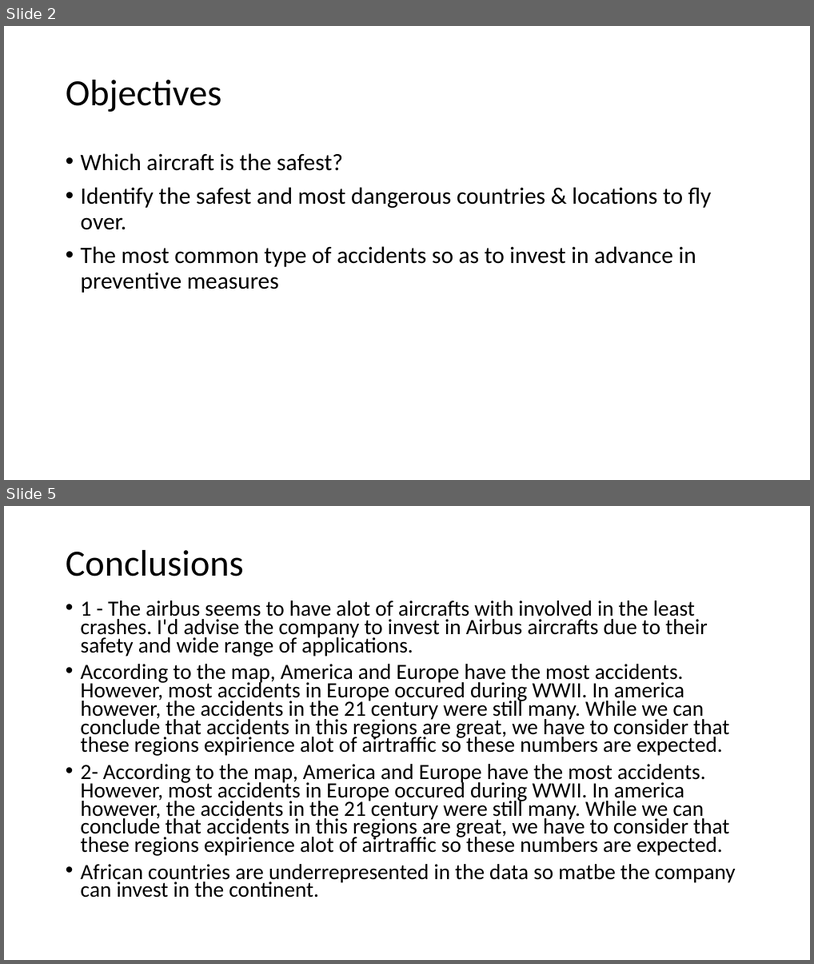
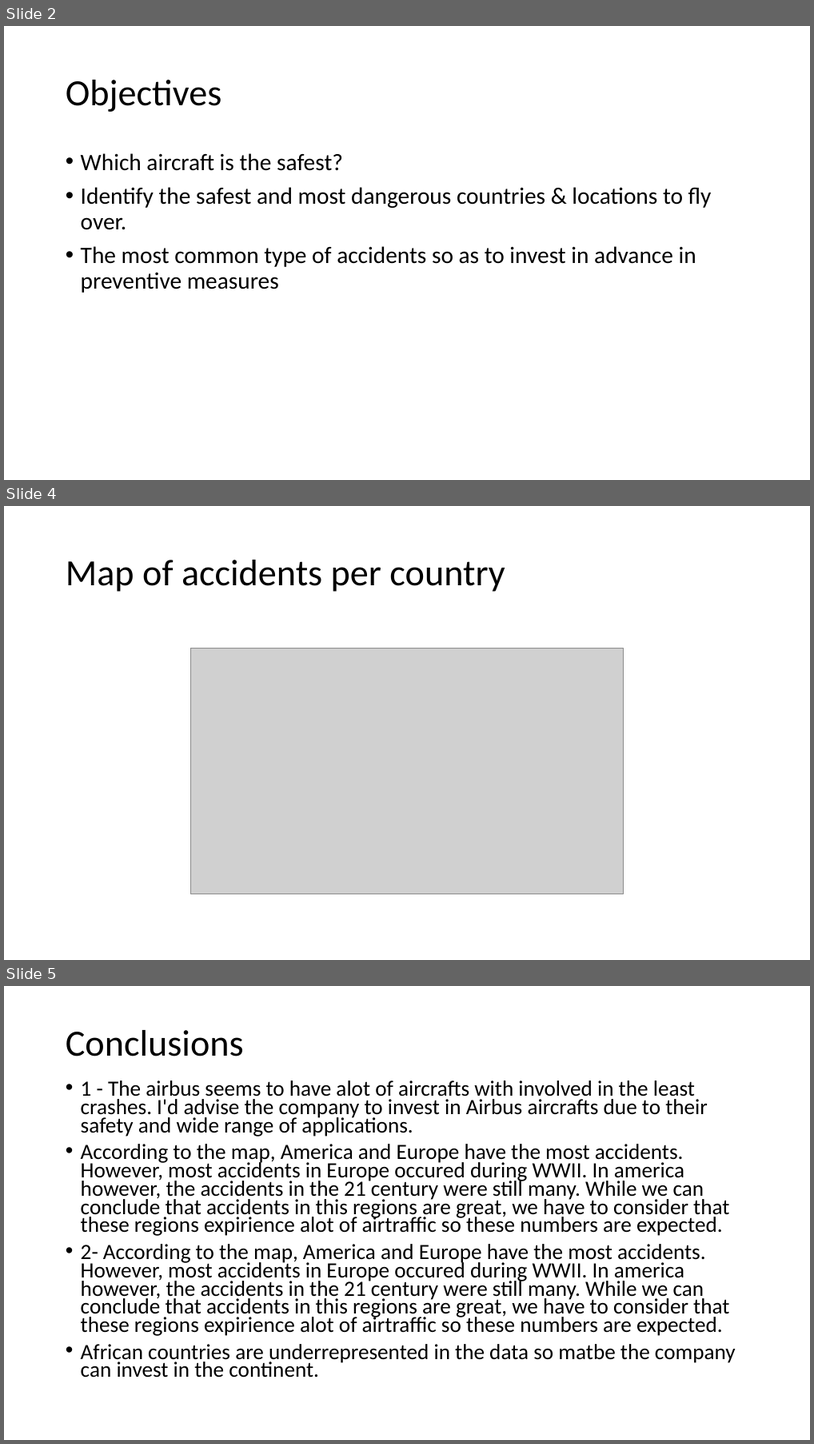
Before and after one commit to Benbellah-Owino/aviation_accidents_data_analysis, a slide deck: avi_accidents_presentation.pptx. Shown one above the other, each under a label of ours: slides 2 and 5 before the commit, slides 2, 4 and 5 after it; the slides between them are not shown. The pictures are 814x964 and 814x1444 pixels, drawn with LibreOffice and Linux fonts; fonts in the diff are those of the drawing; grey boxes stand for pictures. Boxes give left, top, right and bottom in pixels: in the first picture for what was removed or moved away, otherwise in the second. Text is boxed around its words. In the diff, an @@ line names an element or a change of style, - is before the commit and + after.

```diff
--- a/avi_accidents_presentation.pptx
+++ b/avi_accidents_presentation.pptx
@@ slide 4 added at [4,506,810,960], background #FFFFFF @@
@@ title added at [66,560,505,592], 44 pt, text #000000 @@
+Map of accidents per country
@@ picture added at [191,648,623,893] @@
```
Also in this commit, not shown: 1 slide changed, 1 other slide added, 2 slides removed, 4 other files.
